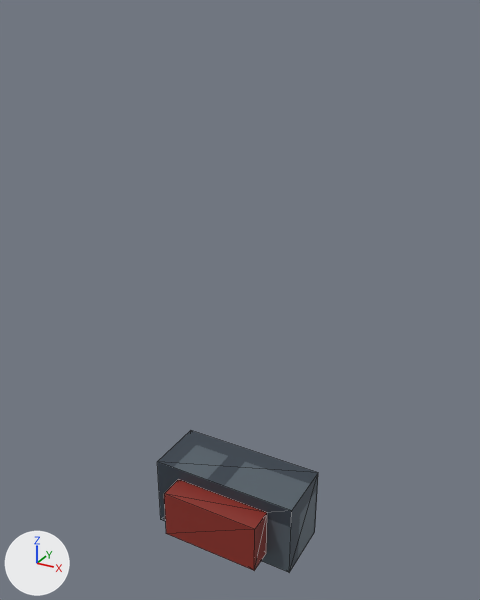
Two versions of the glTF model game/assets/models/emergency_light.glb, one commit apart.
Rendered twice from a 50 mm lens placed at (0.424, -0.811, 3.094), pointed at (0.007, -0.052, 2.715). The axes (+X, +Y, +Z) are drawn at lower left. The lights are the same throughout. The older version comes first. Mesh edges are drawn as thin lines. Where no turn or scale is listed for an object, it has been applied to the vertices. Vertices at exactly the same position are counted once.

In view in the first picture: 'emergency_light mesh'.
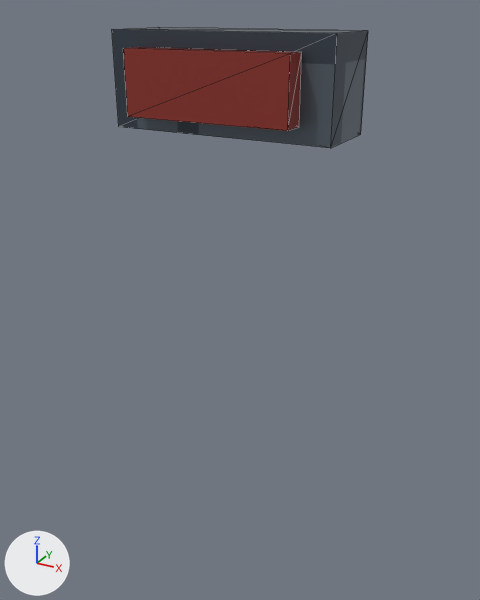
Pixel boxes (x1, y1, x2, y2) of what changed, in the pictures (480 x 600 px; the box of a moved part takes in the faces that stretch with it):
'emergency_light mesh', reshaped (59% wider, 15% shorter): before (157, 430, 318, 573); after (112, 27, 368, 148)
part 1 of me_emergency_light, moved or reshaped: before (157, 430, 318, 573); after (112, 27, 368, 148)
part 2 of me_emergency_light, moved or reshaped: before (164, 479, 267, 571); after (123, 47, 302, 131)

The edits, one by one:
me_emergency_light is used by ob_emergency_light_mesh; location (0.0, 0.0, 0.0).
me_emergency_light had 16 vertices, 24 faces and spanned x -0.12..0.12, y -0.14..0.0, z 2.3..2.42.
me_emergency_light now has 16 vertices, 24 faces and spans x -0.15..0.15, y -0.13..0.0, z 2.95..3.07.
me_emergency_light part 1: the loose piece of 8 vertices spanning x -0.12..0.12, y -0.1..0.0, z 2.3..2.42 is scaled about its middle by (1.25, 1, 1), then moved by (0.0, 0.0, 0.65).
me_emergency_light part 2: the loose piece of 8 vertices spanning x -0.08..0.08, y -0.14..-0.1, z 2.32..2.4 is scaled about its middle by (1.38, 0.75, 1), then moved by (0.0, 0.005, 0.65).
